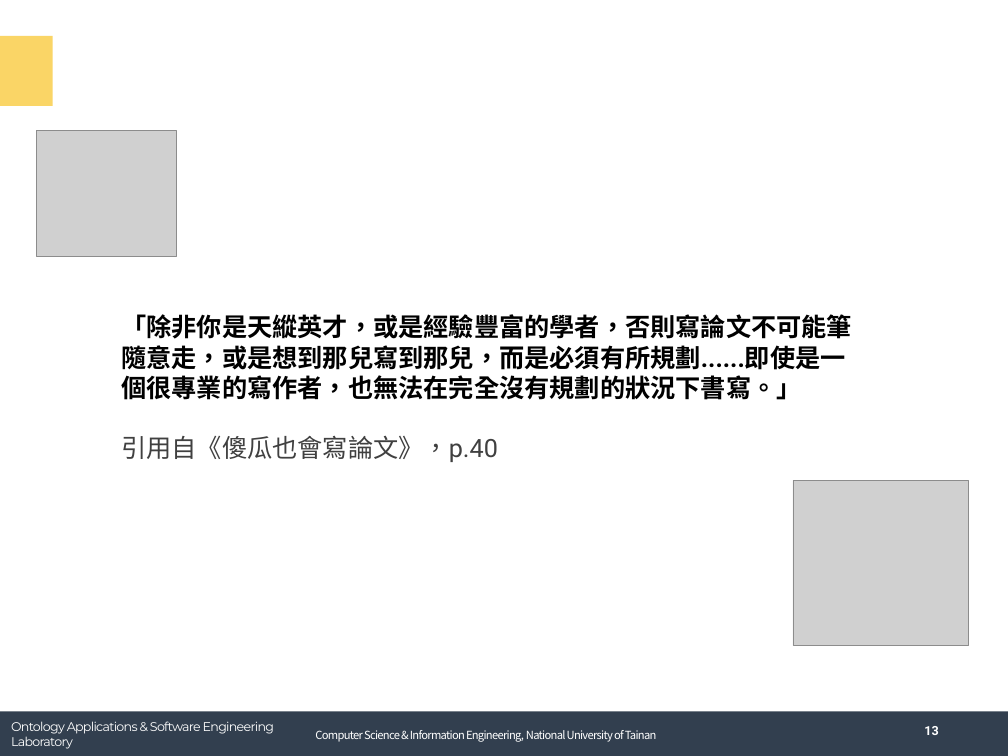
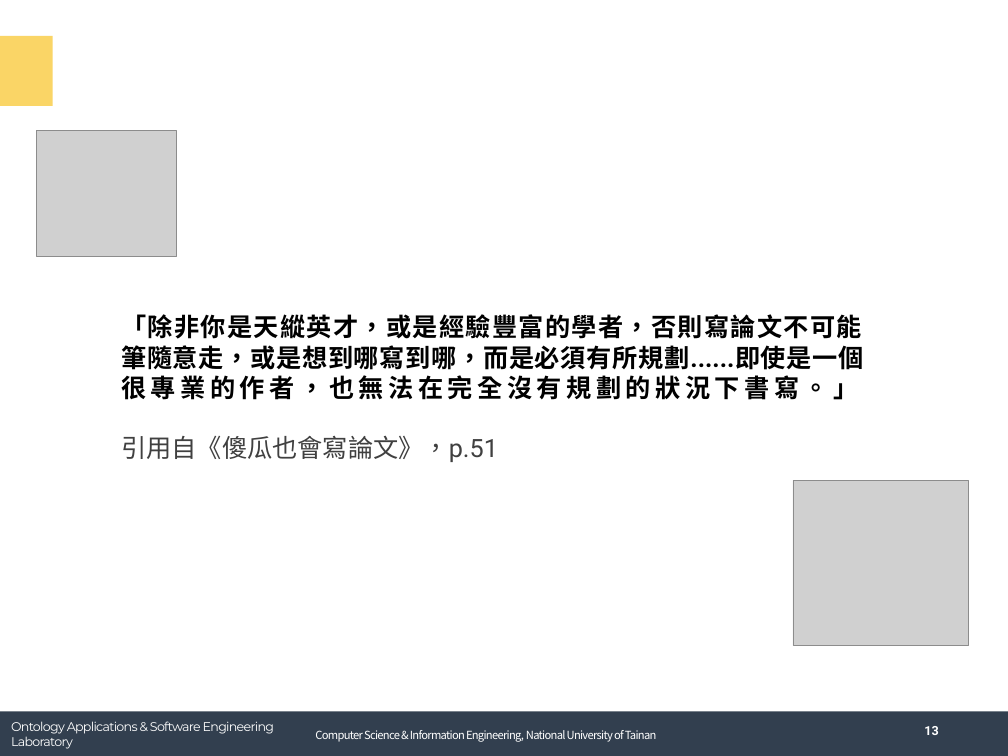
Before and after one commit to andy6804tw/english-learning, a slide deck: slide 14 of tech/report/ch15方法章節.pptx. Drawn at 1008x756 pixels with LibreOffice and Linux fonts; fonts in the diff are those of the drawing; grey boxes stand for pictures; background and template pictures are left out. Boxes give left, top, right and bottom in pixels: in the first picture for what was removed or moved away, otherwise in the second. Text is boxed around its words. In the diff, an @@ line names an element or a change of style, - is before the commit and + after.

```diff
--- a/tech/report/ch15方法章節.pptx
+++ b/tech/report/ch15方法章節.pptx
@@ text at (121, 314, 863, 462): text changed @@
-「除非你是天縱英才，或是經驗豐富的學者，否則寫論文不可能筆隨意走，或是想到那兒寫到那兒，而是必須有所規劃......即使是一個很專業的寫作者，也無法在完全沒有規劃的狀況下書寫。」
-引用自《傻瓜也會寫論文》，p.40
+「除非你是天縱英才，或是經驗豐富的學者，否則寫論文不可能
+筆隨意走，或是想到哪寫到哪，而是必須有所規劃......即使是一個很專業的作者，也無法在完全沒有規劃的狀況下書寫。」
+引用自《傻瓜也會寫論文》，p.51
```
Also in this commit, not shown: 2 other slides changed, 3 other files.
